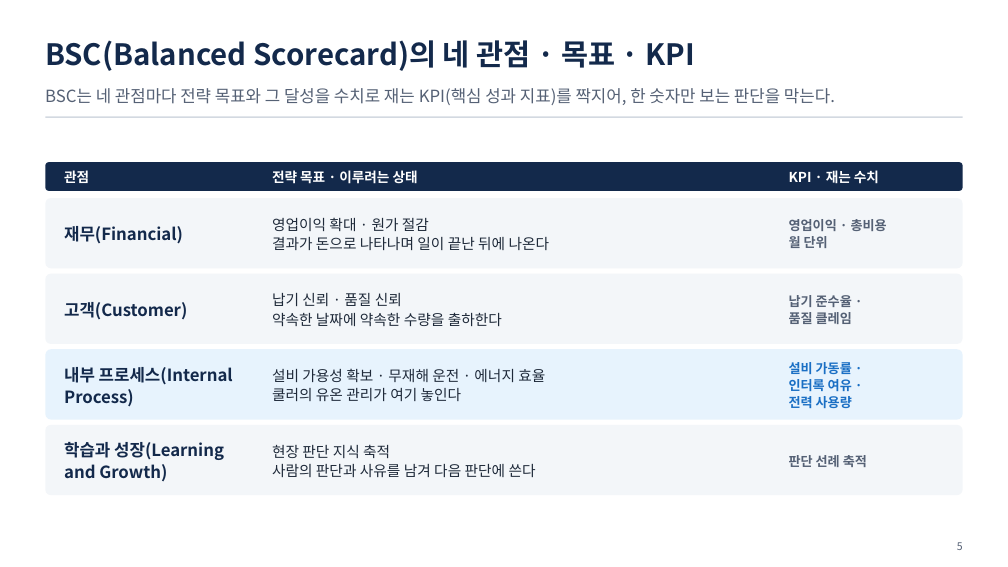
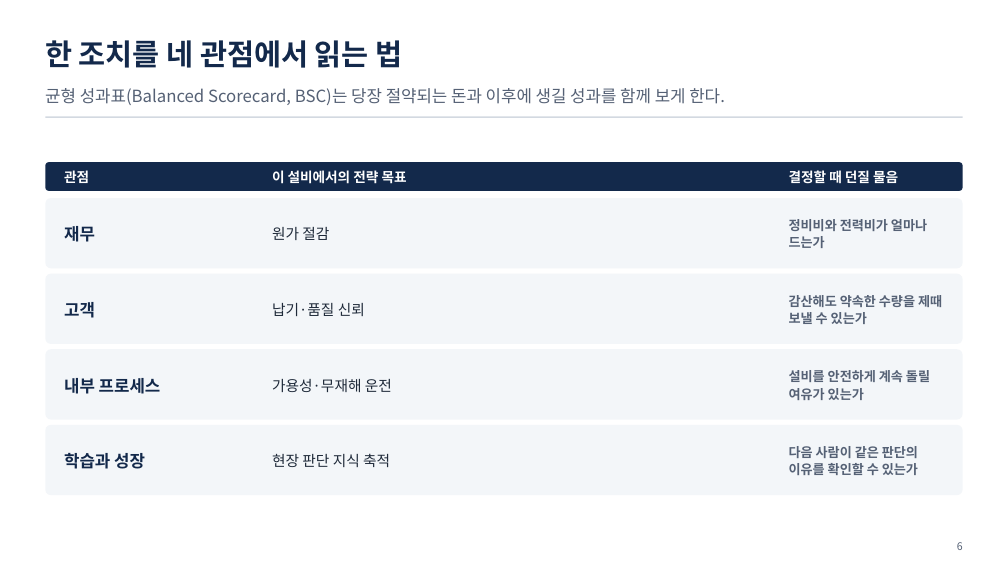
Before and after one commit to uengine-oss/hyd-iot-edu, a slide deck: slide 6 of workspace/강의제작/산출물/실전반/이론/03회차/실전반_03일차.pptx (slide 5 before the commit). Drawn at 1008x567 pixels with LibreOffice and Linux fonts; fonts in the diff are those of the drawing. Boxes give left, top, right and bottom in pixels: in the first picture for what was removed or moved away, otherwise in the second. Text is boxed around its words. In the diff, an @@ line names an element or a change of style, - is before the commit and + after.

```diff
--- a/workspace/강의제작/산출물/실전반/이론/03회차/실전반_03일차.pptx
+++ b/workspace/강의제작/산출물/실전반/이론/03회차/실전반_03일차.pptx
@@ text at [45,40,403,68]: text changed @@
-BSC(Balanced Scorecard)의 네 관점 · 목표 · KPI
+한 조치를 네 관점에서 읽는 법
@@ text at [45,88,725,105]: text changed @@
-BSC는 네 관점마다 전략 목표와 그 달성을 수치로 재는 KPI(핵심 성과 지표)를 짝지어, 한 숫자만 보는 판단을 막는다.
+균형 성과표(Balanced Scorecard, BSC)는 당장 절약되는 돈과 이후에 생길 성과를 함께 보게 한다.
@@ text at [272,170,407,184]: text changed @@
-전략 목표 · 이루려는 상태
+이 설비에서의 전략 목표
@@ text at [789,170,898,183]: text changed @@
-KPI · 재는 수치
+결정할 때 던질 물음
@@ text at [64,226,95,242]: text changed @@
-재무(Financial)
+재무
@@ text at [272,227,329,240]: text changed @@
-영업이익 확대 · 원가 절감
-결과가 돈으로 나타나며 일이 끝난 뒤에 나온다
+원가 절감
@@ text at [789,219,927,248]: text changed @@
-영업이익 · 총비용
-월 단위
+정비비와 전력비가 얼마나 드는가
@@ text at [789,295,942,324]: text changed @@
-납기 준수율 ·
-품질 클레임
+감산해도 약속한 수량을 제때 보낼 수 있는가
@@ text at [64,302,95,318]: text changed @@
-고객(Customer)
+고객
@@ text at [272,303,365,316]: text changed @@
-납기 신뢰 · 품질 신뢰
-약속한 날짜에 약속한 수량을 출하한다
+납기·품질 신뢰
@@ rounded rectangle at [45,349,963,420]: fill #E7F3FD to #F3F6F9 @@
@@ text at [64,378,161,394]: text changed @@
-내부 프로세스(Internal Process)
+내부 프로세스
@@ text at [272,379,392,392]: text changed @@
-설비 가용성 확보 · 무재해 운전 · 에너지 효율
-쿨러의 유온 관리가 여기 놓인다
+가용성·무재해 운전
@@ text at [789,370,930,400]: text changed; text colour #1A6FC4 to #556175 @@
-설비 가동률 ·
-인터록 여유 ·
-전력 사용량
+설비를 안전하게 계속 돌릴 여유가 있는가
@@ text at [789,446,918,475]: text changed @@
-판단 선례 축적
+다음 사람이 같은 판단의 이유를 확인할 수 있는가
@@ text at [64,453,145,469]: text changed @@
-학습과 성장(Learning and Growth)
+학습과 성장
@@ text at [272,464,536,477]: paragraph removed @@
-사람의 판단과 사유를 남겨 다음 판단에 쓴다
@@ text at [957,542,963,550]: text changed @@
-5
+6
```
Also in this commit, not shown: 16 other slides changed, 30 slides added, 42 slides removed, 13 other files.
